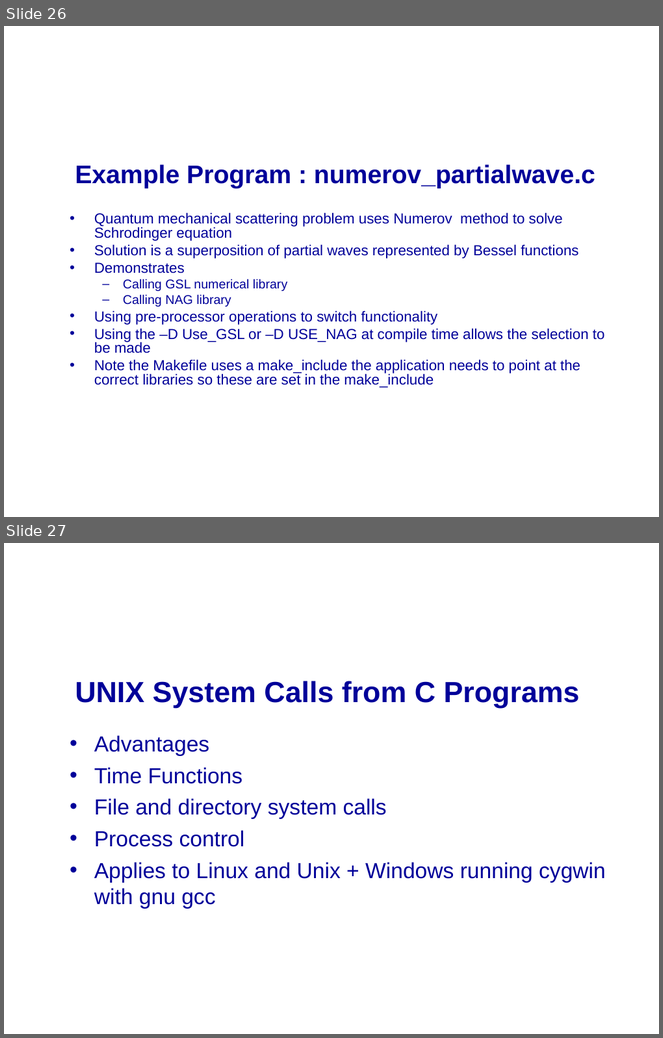
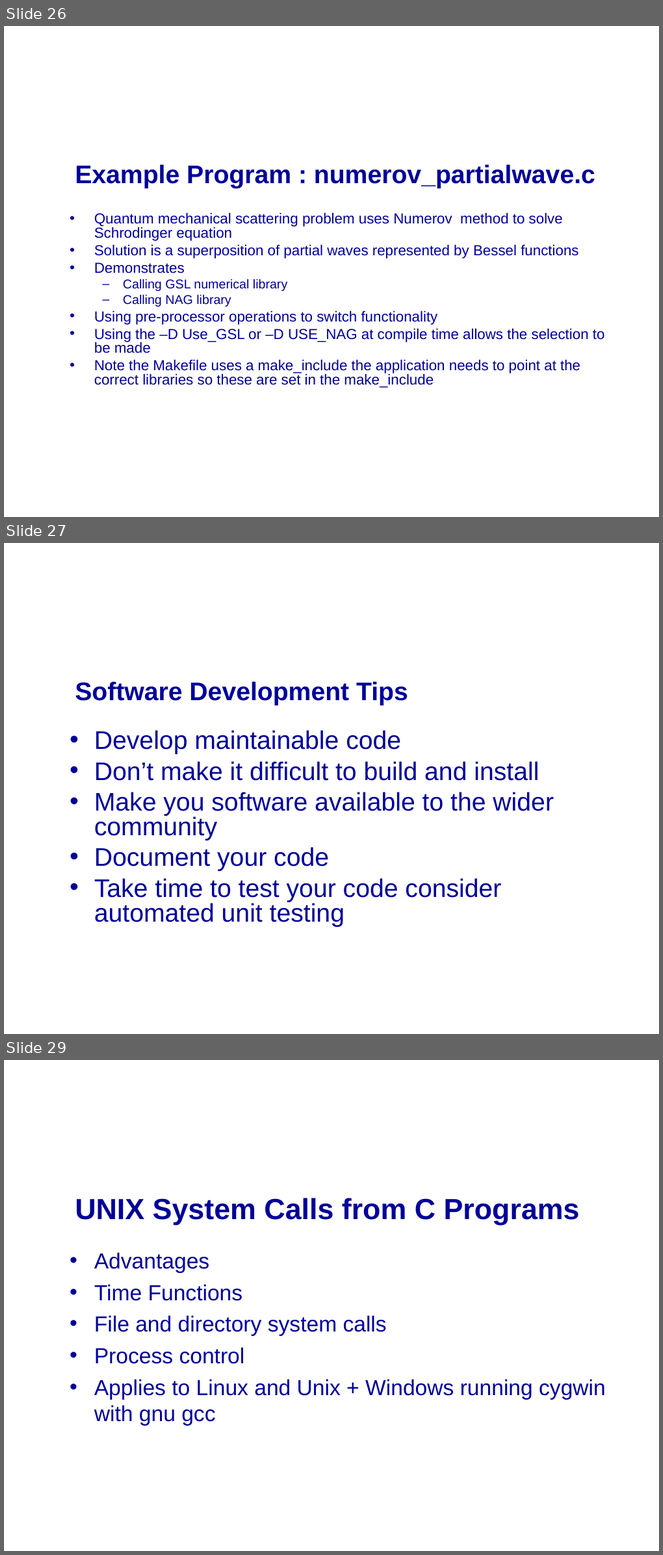
Before and after one commit to mikeg64/iome, a slide deck: src/examples/course/c/presentation/IntrotoC4.ppt. Shown one above the other, each under a label of ours: slides 26 and 27 before the commit, slides 26, 27 and 29 after it; the slides between them are not shown. The pictures are 663x1038 and 663x1555 pixels, drawn with LibreOffice and Linux fonts; fonts in the diff are those of the drawing; background and template pictures are left out. Boxes give left, top, right and bottom in pixels: in the first picture for what was removed or moved away, otherwise in the second. Text is boxed around its words. In the diff, an @@ line names an element or a change of style, - is before the commit and + after.

Commit message:
software management

```diff
--- a/src/examples/course/c/presentation/IntrotoC4.ppt
+++ b/src/examples/course/c/presentation/IntrotoC4.ppt
@@ slide 27 added at (4, 543, 659, 1034), background picture (left out) @@
@@ title added at (75, 681, 408, 705), 28 pt, text #000099, bold @@
+Software Development Tips
@@ text added at (94, 730, 554, 927), 28 pt, text #000099 @@
+• Develop maintainable code
+• Don’t make it difficult to build and install
+• Make you software available to the wider community
+• Document your code
+• Take time to test your code consider automated unit testing
@@ what was slide 27 is now slide 29 @@
```
Also in this commit, not shown: 1 other slide added.
